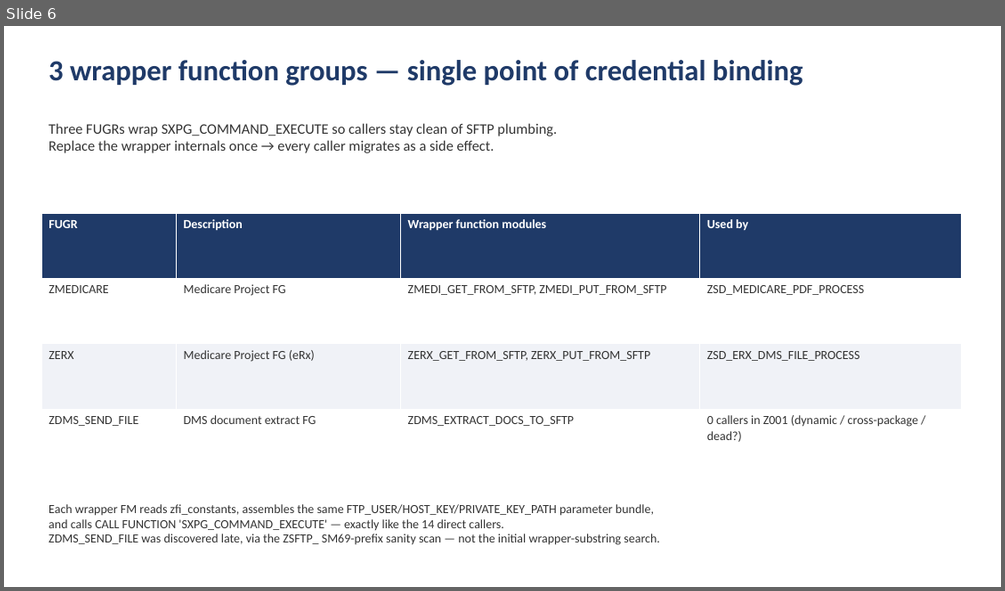
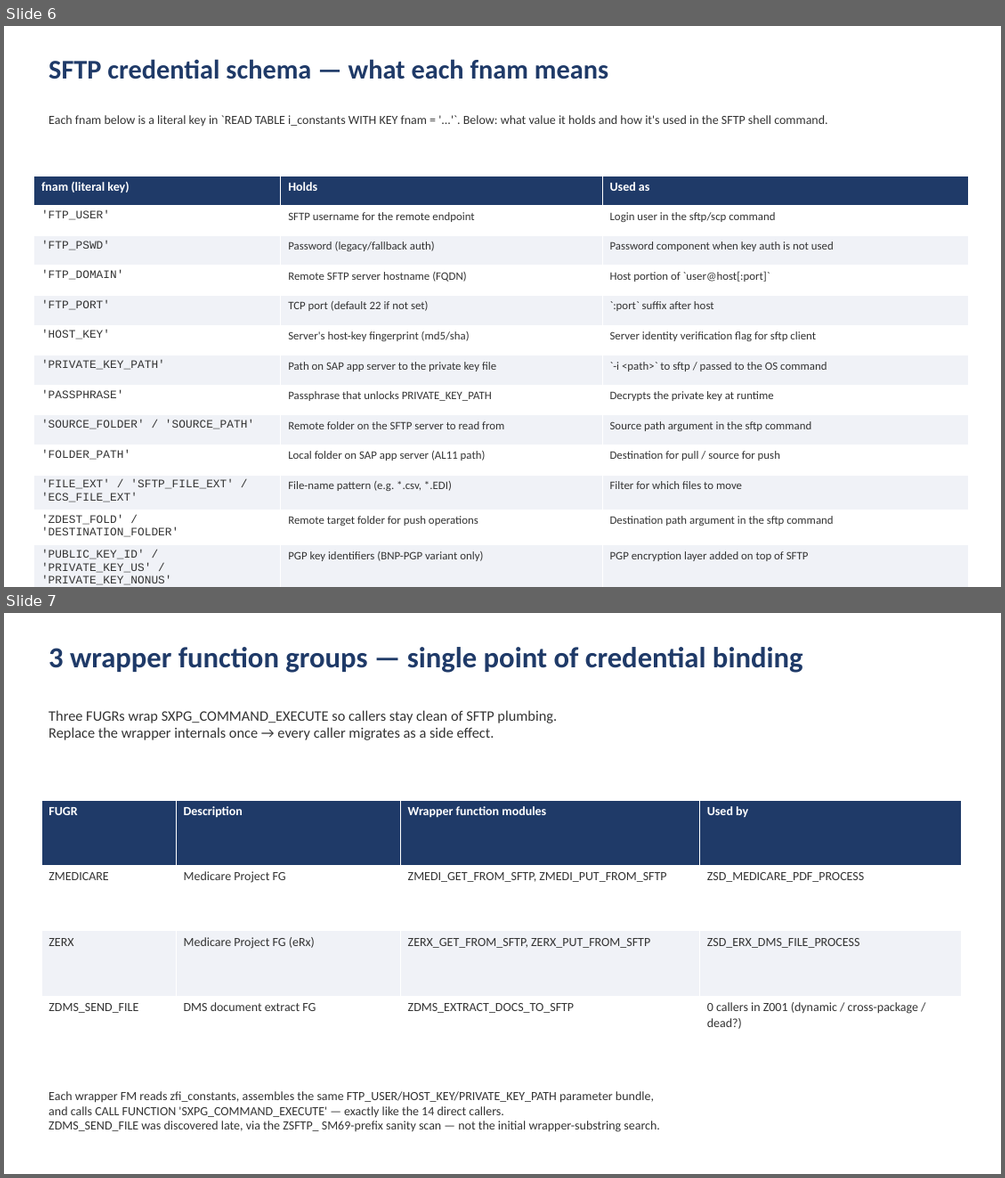
Before and after one commit to fr0ster/cloud-llm-hub, a slide deck: docs/tutorials/codebase-analysis/examples/report.pptx. Shown one above the other, each under a label of ours: slide 6 before the commit, slides 6 and 7 after it. The pictures are 1005x591 and 1005x1178 pixels, drawn with LibreOffice and Linux fonts; fonts in the diff are those of the drawing. Boxes give left, top, right and bottom in pixels: in the first picture for what was removed or moved away, otherwise in the second. Text is boxed around its words. In the diff, an @@ line names an element or a change of style, - is before the commit and + after.

```diff
--- a/docs/tutorials/codebase-analysis/examples/report.pptx
+++ b/docs/tutorials/codebase-analysis/examples/report.pptx
@@ slide 6 added at [4, 26, 1001, 587], background #FFFFFF @@
@@ text added at [48, 59, 608, 79], 26 pt, text #1F3A68, bold @@
+SFTP credential schema — what each fnam means
@@ text added at [48, 115, 827, 127], 12 pt, text #333333 @@
+Each fnam below is a literal key in `READ TABLE i_constants WITH KEY fnam = '...'`. Below: what value it holds and how it's used in the SFTP shell command.
@@ table added at [34, 176, 969, 587], 13 rows, 3 columns @@
+fnam (literal key) | Holds | Used as
+'FTP_USER' | SFTP username for the remote endpoint | Login user in the sftp/scp command
+'FTP_PSWD' | Password (legacy/fallback auth) | Password component when key auth is not used
+'FTP_DOMAIN' | Remote SFTP server hostname (FQDN) | Host portion of `user@host[:port]`
+'FTP_PORT' | TCP port (default 22 if not set) | `:port` suffix after host
+'HOST_KEY' | Server's host-key fingerprint (md5/sha) | Server identity verification flag for sftp client
+'PRIVATE_KEY_PATH' | Path on SAP app server to the private key file | `-i <path>` to sftp / passed to the OS command
+'PASSPHRASE' | Passphrase that unlocks PRIVATE_KEY_PATH | Decrypts the private key at runtime
+'SOURCE_FOLDER' / 'SOURCE_PATH' | Remote folder on the SFTP server to read from | Source path argument in the sftp command
+'FOLDER_PATH' | Local folder on SAP app server (AL11 path) | Destination for pull / source for push
+'FILE_EXT' / 'SFTP_FILE_EXT' / 'ECS_FILE_EXT' | File-name pattern (e.g. *.csv, *.EDI) | Filter for which files to move
+'ZDEST_FOLD' / 'DESTINATION_FOLDER' | Remote target folder for push operations | Destination path argument in the sftp command
+'PUBLIC_KEY_ID' / 'PRIVATE_KEY_US' / 'PRIVATE_KEY_NONUS' | PGP key identifiers (BNP-PGP variant only) | PGP encryption layer added on top of SFTP
@@ what was slide 6 is now slide 7 @@
```
Also in this commit, not shown: 1 slide changed, 10 other files.
